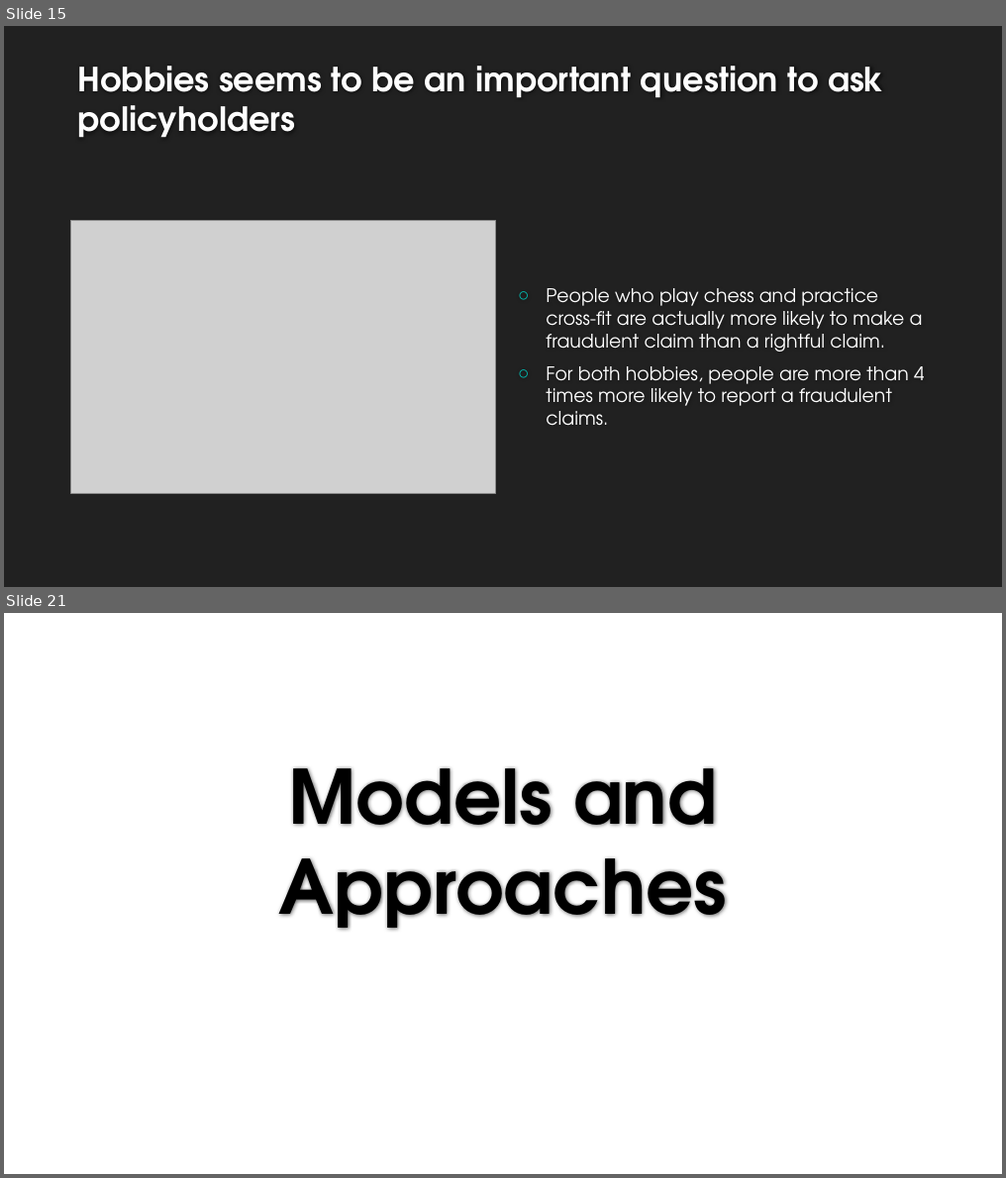
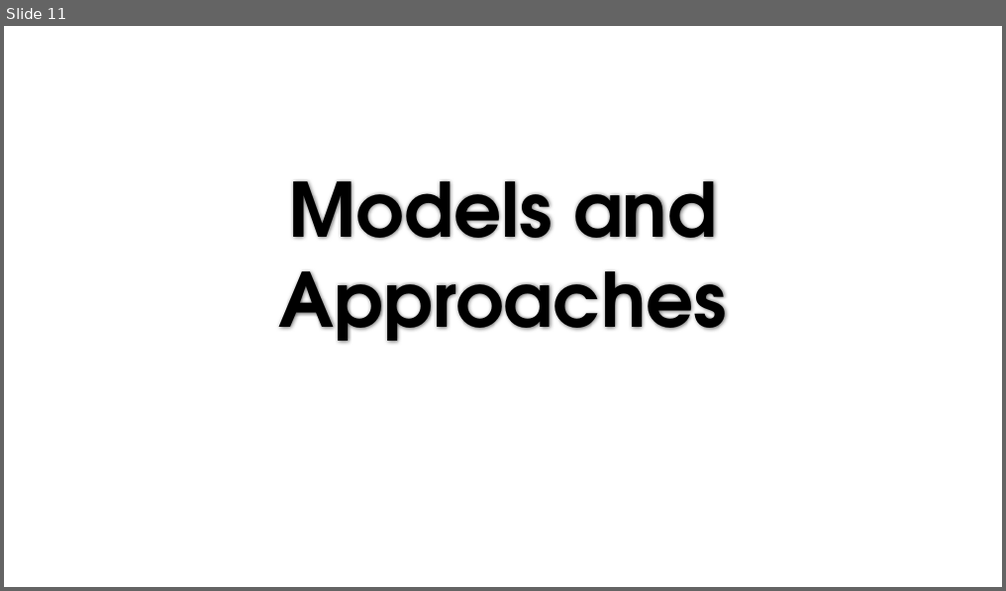
Before and after one commit to AshwiniA/Insurance-Fraud, a slide deck: Fraudulent Claim Detection.pptx. Shown one above the other, each under a label of ours: slides 15 and 21 before the commit, slide 11 after it; the slides between them are not shown. The pictures are 1006x1178 and 1006x591 pixels, drawn with LibreOffice and Linux fonts; fonts in the diff are those of the drawing; grey boxes stand for pictures; background and template pictures are left out. Boxes give left, top, right and bottom in pixels: in the first picture for what was removed or moved away, otherwise in the second. Text is boxed around its words. In the diff, an @@ line names an element or a change of style, - is before the commit and + after.

```diff
--- a/Fraudulent Claim Detection.pptx
+++ b/Fraudulent Claim Detection.pptx
@@ slide 15 removed at [4,26,1002,587], background #212121 @@
@@ title removed at [78,66,883,138] @@
-Hobbies seems to be an important question to ask policyholders
@@ picture removed at [71,221,496,494] @@
@@ text removed at [546,288,924,426] @@
-○ People who play chess and practice cross-fit are actually more likely to make a fraudulent claim than a rightful claim.
-○ For both hobbies, people are more than 4 times more likely to report a fraudulent claims.
@@ what was slide 21 is now slide 11 @@
```
Also in this commit, not shown: 9 slides changed, 3 slides added, 13 other slides removed.
